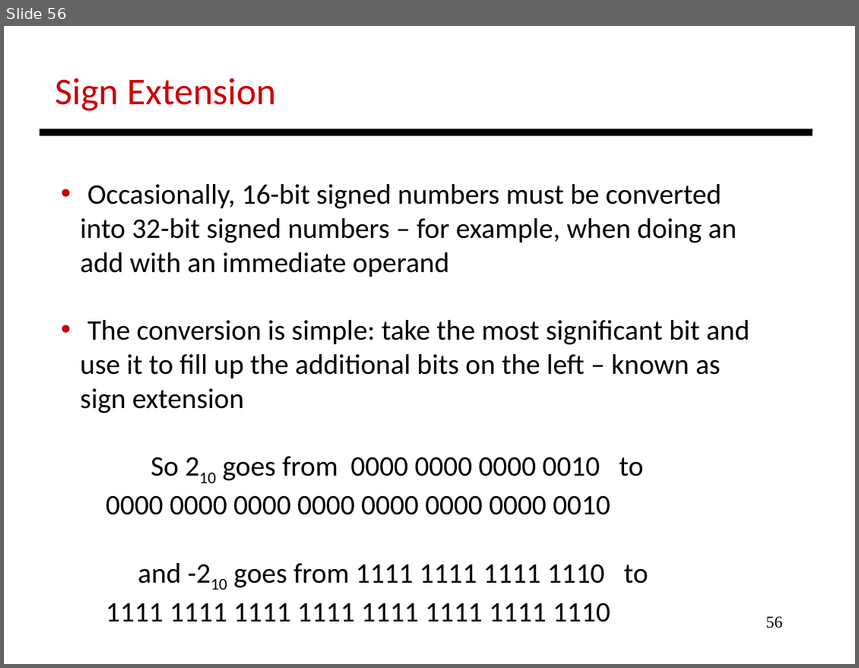
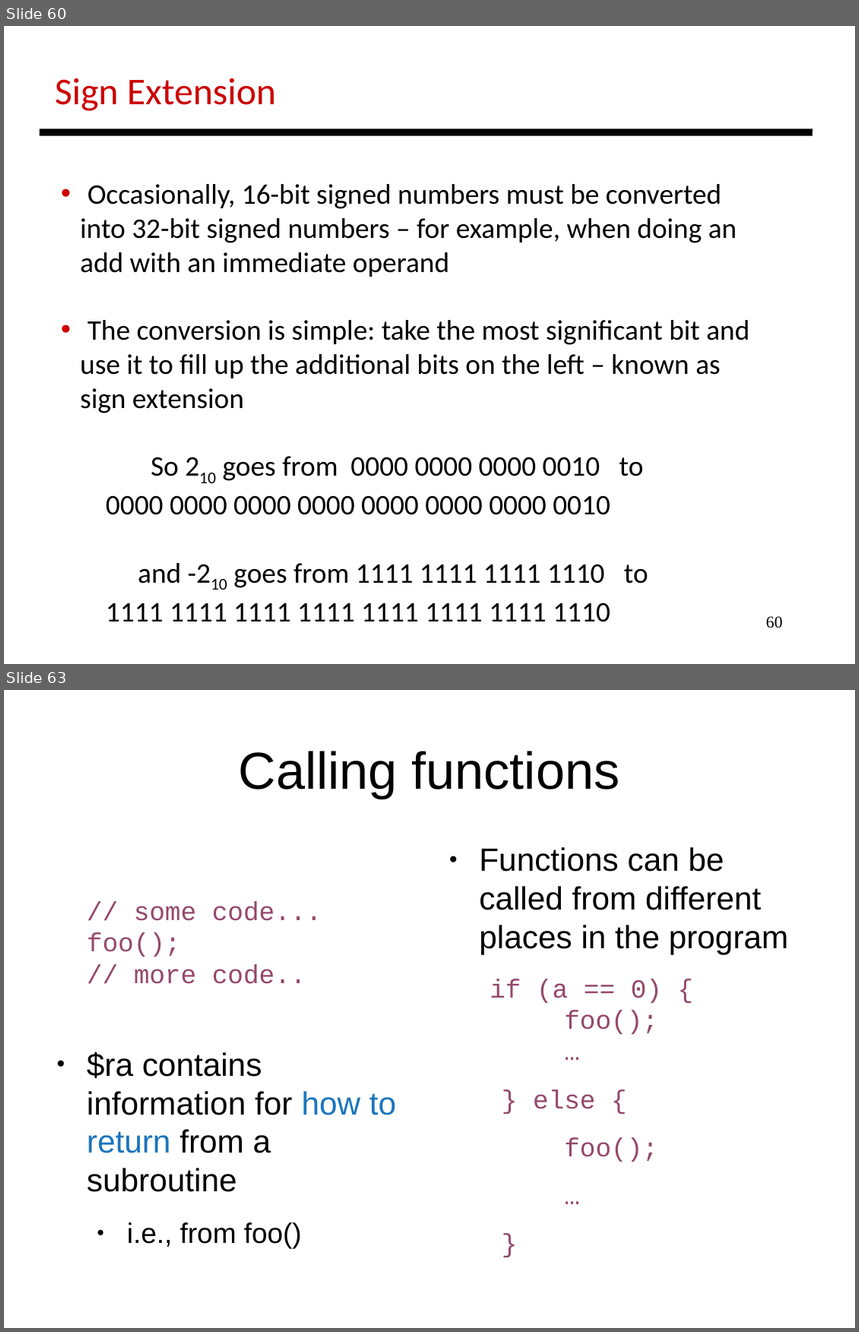
Before and after one commit to antonburtsev/cs3810, a slide deck: lectures/lecture04-mips/lecture-04-mips.odp. Shown one above the other, each under a label of ours: slide 56 before the commit, slides 60 and 63 after it; the slides between them are not shown. The pictures are 859x668 and 859x1332 pixels, drawn with LibreOffice and Linux fonts; fonts in the diff are those of the drawing. Boxes give left, top, right and bottom in pixels: in the first picture for what was removed or moved away, otherwise in the second. Text is boxed around its words. In the diff, an @@ line names an element or a change of style, - is before the commit and + after.

```diff
--- a/lectures/lecture04-mips/lecture-04-mips.odp
+++ b/lectures/lecture04-mips/lecture-04-mips.odp
@@ slide 63 added at (x1=4, y1=690, x2=855, y2=1328), background #FFFFFF @@
@@ title added at (x1=239, y1=751, x2=620, y2=799), 44 pt, text #000000 @@
+Calling functions
@@ text added at (x1=479, y1=847, x2=789, y2=1162), 27.2 pt, text #000000 @@
+● Functions can be called from different places in the program
+if (a == 0) {
+foo();
+…
+} else {
+foo();
+…
+}
@@ text added at (x1=87, y1=901, x2=396, y2=1249), 27.2 pt, text #000000 @@
+// some code...
+foo();
+// more code..
+● $ra contains information for how to return from a subroutine
+  ● i.e., from foo()
@@ what was slide 56 is now slide 60 @@
@@ page number at (x1=766, y1=617, x2=783, y2=629): text changed @@
-56
+60
```
Also in this commit, not shown: 2 slides changed, 42 other slides added, 1 slide removed, 2 other files.
